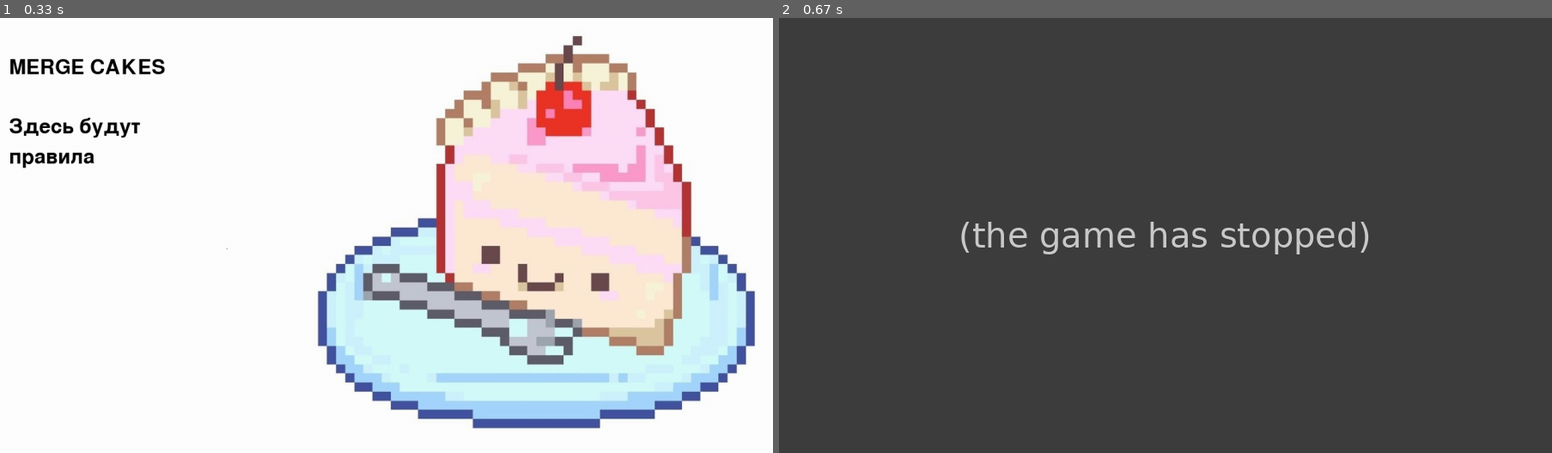
Above: before the commit, frames 1-2 (left to right).
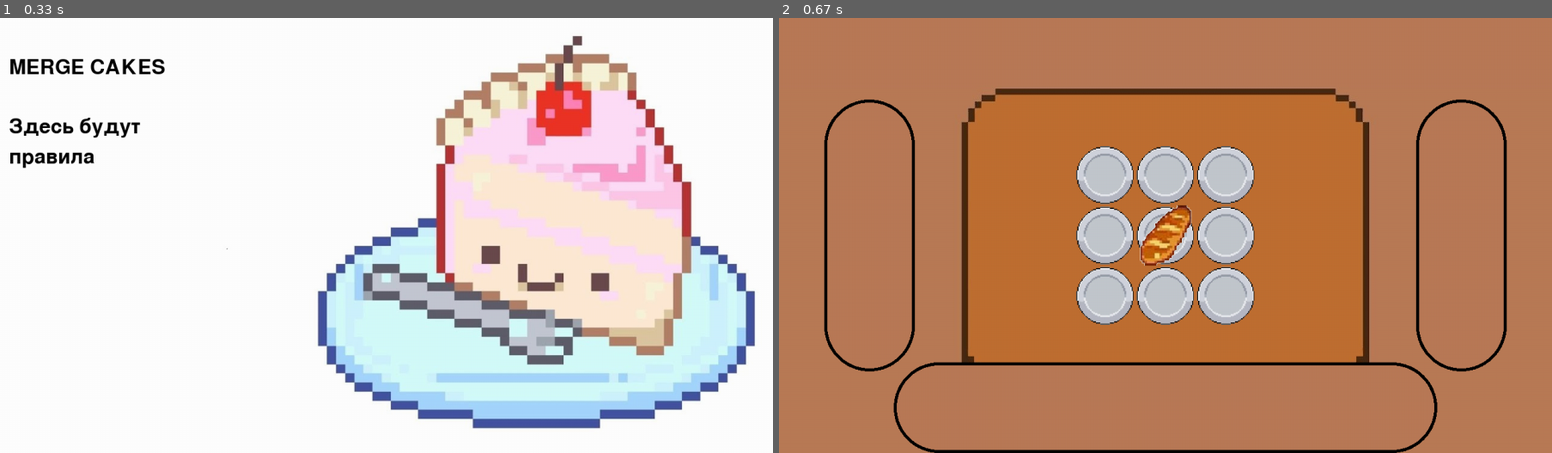
Above: after the commit, the same moments.

Repository: Krivnik/Pygame-Project
Game: pygame game, started from Main.py
Same seed, same stepped clock (60 frames per second), same inputs: the game is played once before the commit and once after it.
Inputs (mouse positions are in pixels of both pictures, inside the frame that each line leads up to):
- Up to frame 1 (0.33 s): no input
- Up to frame 2 (0.67 s): click (1165, 235) at 0.38 s

Frame 1 is identical in both runs. In frame 2, 100% of the frame differs, in the area x 0-100%, y 0-100%.
Before the commit the program exited at 0.38 s; later frames show no game.

Commit message:
Adding cookie pictures and some changes in the Main file

Diff:
--- a/Main.py
+++ b/Main.py
@@ -7,8 +7,6 @@
 
 
 def render_environment():
-    board = Board(3, 3)
-
     upgrades = Panel('V')
     upgrades.rect.x = 75
     upgrades.rect.y = 135
@@ -21,12 +19,14 @@
     shop.rect.x = 190
     shop.rect.y = 570
 
+    cs = Cookies(1, (1, 1), board_info)
+
 
 class Board:
     def __init__(self, width_in_cells, height_in_cells):
         self.width = width_in_cells
         self.height = height_in_cells
-        self.board = [[0, 1] * self.width for _ in range(self.height)]
+        self.board = [[[0, 1]] * self.width for _ in range(self.height)]
         self.cell_size = 100
         self.left = width // 2 - self.cell_size * self.width // 2
         self.top = height // 2 - self.cell_size * self.height // 2
@@ -84,30 +84,25 @@
 
 
 class Panel(pygame.sprite.Sprite):
-    def __init__(self, type):
+    def __init__(self, t):
         super().__init__(panels_group)
-        if type == 'V':
+        if t == 'V':
             self.image = load_image('vertical panel.png', -1)
-        elif type == 'H':
+        elif t == 'H':
             self.image = load_image('horizontal panel.png', -1)
         self.rect = self.image.get_rect()
 
-  # добавил класс для печеньев
+
 class Cookies(pygame.sprite.Sprite):
-    def __init__(self, lvl, pos, info):  # в ините принимает уровень печенья, позицию на доске и
-        # информацию о доске(из Board)
+    def __init__(self, lvl, pos, info):
         super().__init__(cookies_group)
         self.width, self.height, self.top, self.left, self.cell_size = info
-        self.image = load_image(f'lvl{str(lvl)}_sprite.jpg')
-        self.w = pos[0]
-        self.h = pos[1]
+        self.image = load_image(f'lvl{str(lvl)}_sprite.png', -1)
+        b.board[pos[1]][pos[0]][0] = lvl
+        self.x, self.y = pos[0], pos[1]
         self.rect = self.image.get_rect()
-        # ставлю печенье на его место на доске
-        self.rect.x = self.left + self.w * self.cell_size
-        self.rect.y = self.top + self.h * self.cell_size
-
-
-# я ещё картинки загрузил, но они не подходят т. к фон не одноцветный, надо другие найти
+        self.rect.x = self.left + self.x * self.cell_size
+        self.rect.y = self.top + self.y * self.cell_size
 
 
 if __name__ == '__main__':
@@ -123,10 +118,8 @@
     panels_group = pygame.sprite.Group()
     cookies_group = pygame.sprite.Group()
 
-    board = Board(3, 3)
-    board_info = board.get_info()
-    a = Cookies(1, (1, 1), board_info)
-
+    b = Board(3, 3)
+    board_info = b.get_info()
     render_environment()
 
     running = True
@@ -137,6 +130,7 @@
                 running = False
         cells_group.draw(screen)
         panels_group.draw(screen)
+        cookies_group.draw(screen)
         pygame.display.flip()
         pygame.time.Clock().tick(FPS)
     pygame.quit()
Binary file added: data/lvl1_sprite.png
Binary file added: data/lvl2_sprite.png
Binary file added: data/lvl3_sprite.png
Binary file added: data/lvl4_sprite.png
Binary file added: data/lvl5_sprite.png
